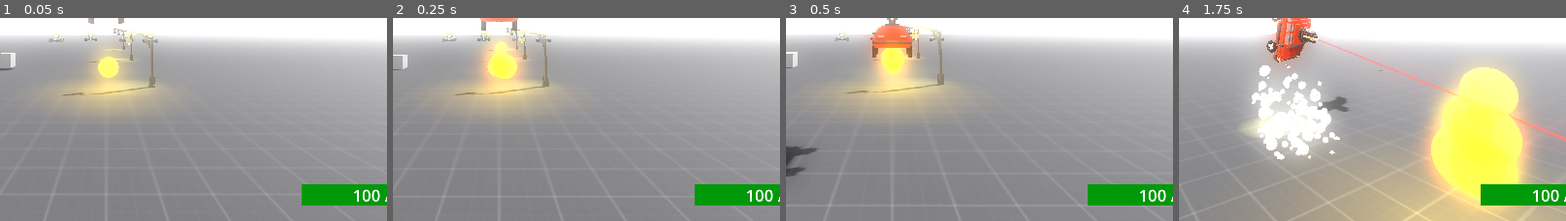
Above: before the commit, frames 1-4 (left to right).
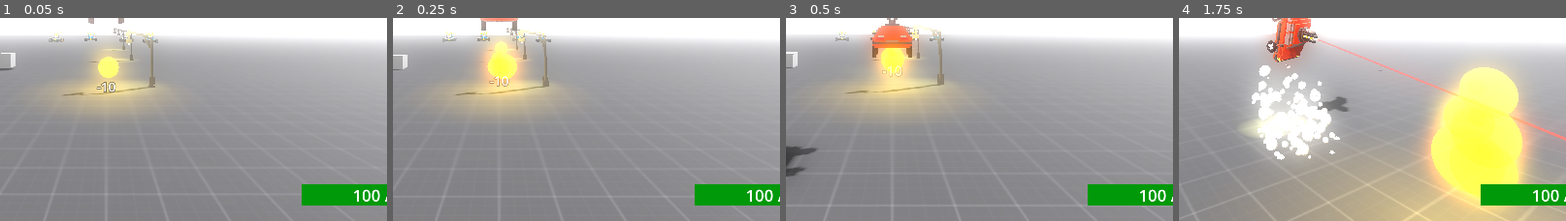
Above: after the commit, the same moments.

Repository: applejag/bornhack-2024-game
Game: Godot game, scene res://scenes/world.tscn
Same seed, same stepped clock (60 frames per second), same inputs: the game is played once before the commit and once after it.
Inputs:
- Up to frame 1 (0.05 s): no input
- Up to frame 2 (0.25 s): no input
- Up to frame 3 (0.5 s): no input
- Up to frame 4 (1.75 s): tap R (reset_car) at 0.5, 1.25 s; hold D (steer_right) 0.53-1.28 s; tap Ctrl (fire) at 0.6, 1.35 s; tap Space (jump) at 0.77, 1.52 s; hold S (move_back) from 1.28 s (still down)
The pictures show only the part of the screen within x 36-86%, y 50-100%; the shares and areas given below are measured in that part.

The runs differ from the first frame. In frame 1, 0.2% of the frame differs, in the area x 24-31%, y 31-37%; in frame 2, 0.1%; in frame 3, 0.1%; in frame 4, nothing differs.

Commit message:
damage indicator

Diff:
--- a/scenes/DamageDealer.gd
+++ b/scenes/DamageDealer.gd
@@ -2,8 +2,16 @@
 extends Node
 
 @export var damage: int = 1
+@export var damage_label: PackedScene = preload("res://scenes/damage_label.tscn")
 
 func _on_body_entered(body: Node) -> void:
 	var health: Health = body.find_child("Health") as Health
 	if health:
 		health.deal_damage(damage)
+
+	var node3d = body as Node3D
+	if node3d:
+		var clone = damage_label.instantiate() as DamageLabel
+		clone.global_position = node3d.global_position
+		clone.text = "-%d" % damage
+		get_tree().root.add_child(clone)
--- /dev/null
+++ b/scenes/DamageLabel.gd
@@ -0,0 +1,18 @@
+class_name DamageLabel
+extends Label3D
+
+@export var linear_velocity: Vector3
+@export var fade_opacity_time: float = 1
+
+func _ready():
+	var tween = get_tree().create_tween()
+	var target_modulate = modulate
+	target_modulate.a = 0
+	tween.parallel().tween_property(self, "modulate", target_modulate, fade_opacity_time)
+	var target_outline_modulate = outline_modulate
+	target_outline_modulate.a = 0
+	tween.parallel().tween_property(self, "outline_modulate", target_outline_modulate, fade_opacity_time)
+	tween.tween_callback(queue_free)
+
+func _process(delta):
+	global_position += linear_velocity * delta
--- a/scenes/bullet.tscn
+++ b/scenes/bullet.tscn
@@ -33,6 +33,7 @@
 max_contacts_reported = 10
 contact_monitor = true
 script = ExtResource("1_iuvrj")
+damage = 15
 spawn_on_collision = ExtResource("2_g37nu")
 
 [node name="MeshInstance3D" type="MeshInstance3D" parent="."]
--- /dev/null
+++ b/scenes/damage_label.tscn
@@ -0,0 +1,15 @@
+[gd_scene load_steps=2 format=3 uid="uid://c2om1eygf047"]
+
+[ext_resource type="Script" path="res://scenes/DamageLabel.gd" id="1_oyqfq"]
+
+[node name="DamageLabel" type="Label3D"]
+transform = Transform3D(1, 0, 0, 0, 1, 0, 0, 0, 1, 0, 0.824504, -2.31386)
+pixel_size = 0.01
+billboard = 1
+double_sided = false
+no_depth_test = true
+modulate = Color(1, 0.95, 0.95, 1)
+text = "-10"
+font_size = 48
+script = ExtResource("1_oyqfq")
+linear_velocity = Vector3(0, 1, 0)
--- a/scenes/enemy_bullet.tscn
+++ b/scenes/enemy_bullet.tscn
@@ -63,6 +63,7 @@
 contact_monitor = true
 linear_velocity = Vector3(0, 0, 1)
 script = ExtResource("1_f74gb")
+damage = 5
 spawn_on_collision = ExtResource("2_kjs70")
 
 [node name="DeathTimer" type="Timer" parent="."]
--- a/scenes/tank1.tscn
+++ b/scenes/tank1.tscn
@@ -27,8 +27,8 @@
 
 [node name="Health" type="Node" parent="."]
 script = ExtResource("1_h3ebx")
-health = 5
-max_health = 5
+health = 50
+max_health = 50
 
 [node name="OutOfBoundTrigger" type="Node3D" parent="."]
 script = ExtResource("3_x7a0f")
--- a/scenes/world.tscn
+++ b/scenes/world.tscn
@@ -11,6 +11,7 @@
 [ext_resource type="PackedScene" uid="uid://wklnh5bbbv0w" path="res://scenes/tank1.tscn" id="7_dp2in"]
 [ext_resource type="PackedScene" uid="uid://dgiyvs75u00ef" path="res://scenes/enemy_bullet.tscn" id="8_67td0"]
 [ext_resource type="Script" path="res://scenes/EnemyShootingThrottle.gd" id="9_15sbo"]
+[ext_resource type="PackedScene" uid="uid://c2om1eygf047" path="res://scenes/damage_label.tscn" id="12_23lcp"]
 
 [sub_resource type="PlaneMesh" id="PlaneMesh_23hjl"]
 
@@ -248,6 +249,8 @@
 wait_time = 0.3
 one_shot = true
 
+[node name="DamageLabel" parent="." instance=ExtResource("12_23lcp")]
+
 [connection signal="health_changed" from="Player" to="Health meter" method="_on_player_health_changed"]
 [connection signal="health_depleted" from="Enemy/Health" to="Enemy" method="queue_free"]
 [connection signal="health_depleted" from="Enemy2/Health" to="Enemy2" method="queue_free"]
Not shown: 1 places in scenes/world.tscn that only renumber resources
